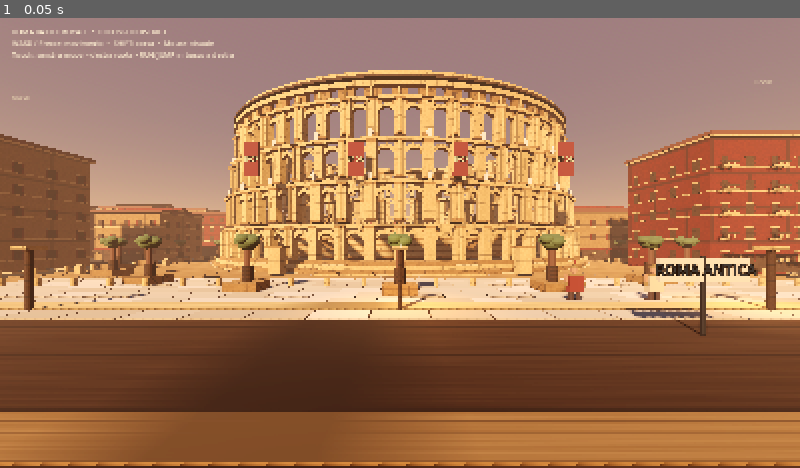
Above: before the commit, frame 1.
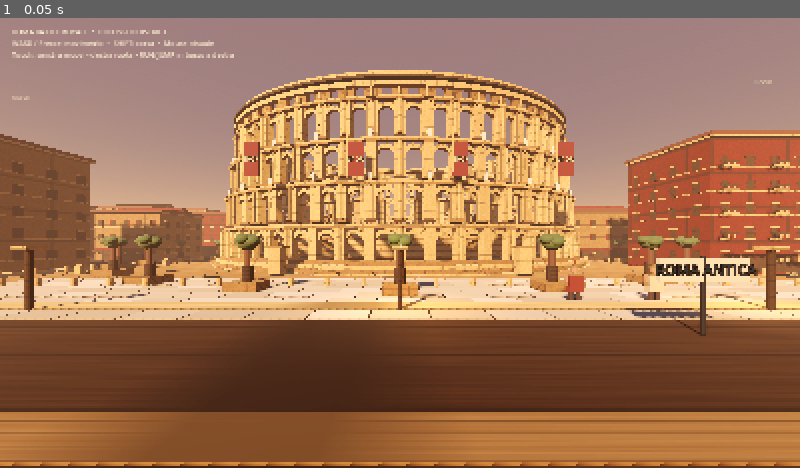
Above: after the commit, the same moment.

Repository: romabattleroyale/Roma-BRT
Game: Godot game, scene res://main.tscn
The game is run twice, just before and just after one commit, with the same random seed, the same clock (stepped at 60 frames per second) and the same inputs.
Inputs:
- Up to frame 1 (0.05 s): no input

The runs differ from the first frame. In frame 1, 0.7% of the frame differs, in the area x 28-72%, y 17-49%.

Commit message:
Add continuous projecting stringcourses and dentil details to the Colosseum tier cornices

Diff:
--- a/quality_lab/main.gd
+++ b/quality_lab/main.gd
@@ -291,6 +291,13 @@
 				var voussoir := _box(col, Vector3(0.58, 0.42, 1.42), arc_pos, trim)
 				voussoir.look_at(arc_pos + tangent_arch, Vector3.UP)
 				voussoir.rotate_object_local(Vector3(1, 0, 0), theta - PI * 0.5)
+		# Continuous projecting stringcourse with small dentils below each tier.
+		_elliptical_ring(col, rx + 0.55, rz + 0.55, 0.22, y + 4.42, stone)
+		for dentil_idx in range(SEGMENTS):
+			var dentil_a := TAU * float(dentil_idx) / SEGMENTS
+			var dentil_pos := Vector3(cos(dentil_a) * (rx + 0.62), y + 4.18, sin(dentil_a) * (rz + 0.62))
+			var dentil := _box(col, Vector3(0.20, 0.22, 0.24), dentil_pos, trim)
+			dentil.look_at(dentil_pos + Vector3(-sin(dentil_a), 0, cos(dentil_a)), Vector3.UP)
 		_elliptical_ring(col, rx + 0.35, rz + 0.35, 0.45, y + 4.65, trim)
 	# Small pale-stone statuary on the main ledges breaks up the repeated arcade rhythm.
 	var statue_stone := _mat(Color("#e1d1b0"), 0.82)
